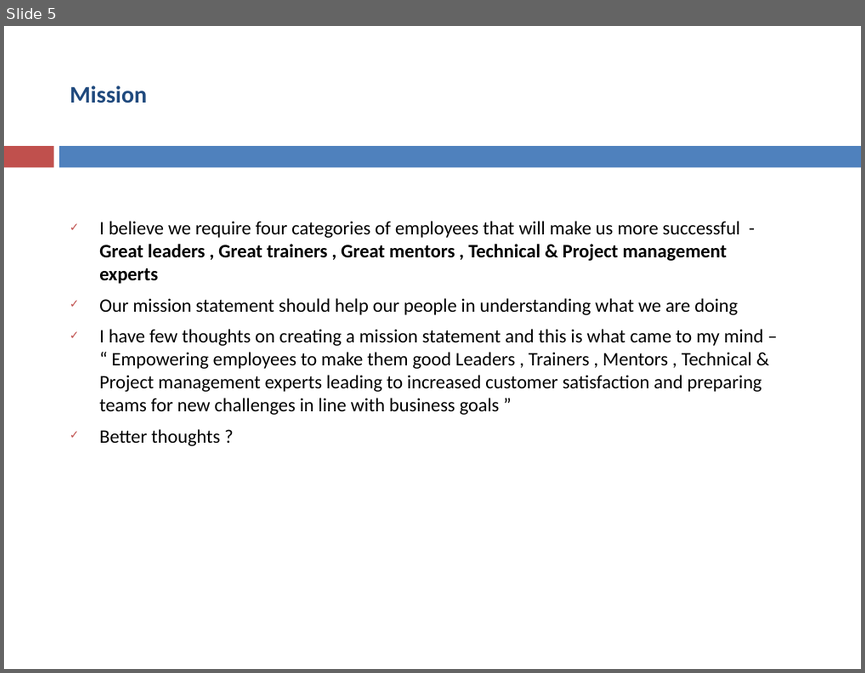
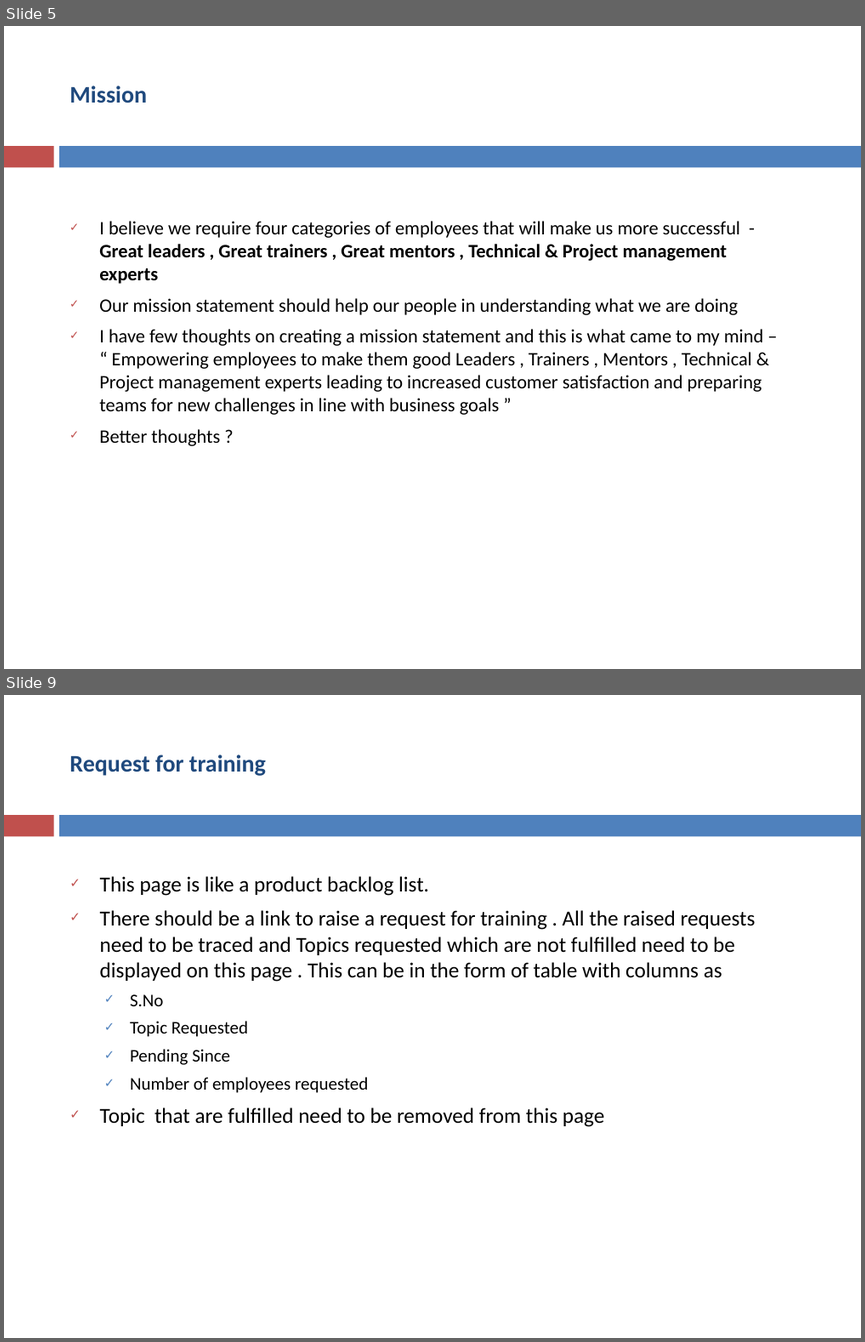
Before and after one commit to asakala/notes, a slide deck: Prokarma/Customer Satisfaction.pptx. Shown one above the other, each under a label of ours: slide 5 before the commit, slides 5 and 9 after it; the slides between them are not shown. The pictures are 865x673 and 865x1342 pixels, drawn with LibreOffice and Linux fonts; fonts in the diff are those of the drawing. Boxes give left, top, right and bottom in pixels: in the first picture for what was removed or moved away, otherwise in the second. Text is boxed around its words. In the diff, an @@ line names an element or a change of style, - is before the commit and + after.

```diff
--- a/Prokarma/Customer Satisfaction.pptx
+++ b/Prokarma/Customer Satisfaction.pptx
@@ slide 9 added at bbox=[4, 695, 861, 1338], background #FFFFFF; not listed: 2 template elements that a slide beside it also shows @@
@@ title added at bbox=[69, 755, 266, 776], 20 pt, text #1F497D, bold @@
+Request for training
@@ text added at bbox=[100, 876, 755, 1127], 18 pt, text #000000 @@
+✓ This page is like a product backlog list.
+✓ There should be a link to raise a request for training . All the raised requests need to be traced and Topics requested which are not fulfilled need to be displayed on this page . This can be in the form of table with columns as
+  ✓ S.No
+  ✓ Topic Requested
+  ✓ Pending Since
+  ✓ Number of employees requested
+✓ Topic that are fulfilled need to be removed from this page
```
Also in this commit, not shown: 4 slides changed, 10 other slides added, 16 slides removed.
